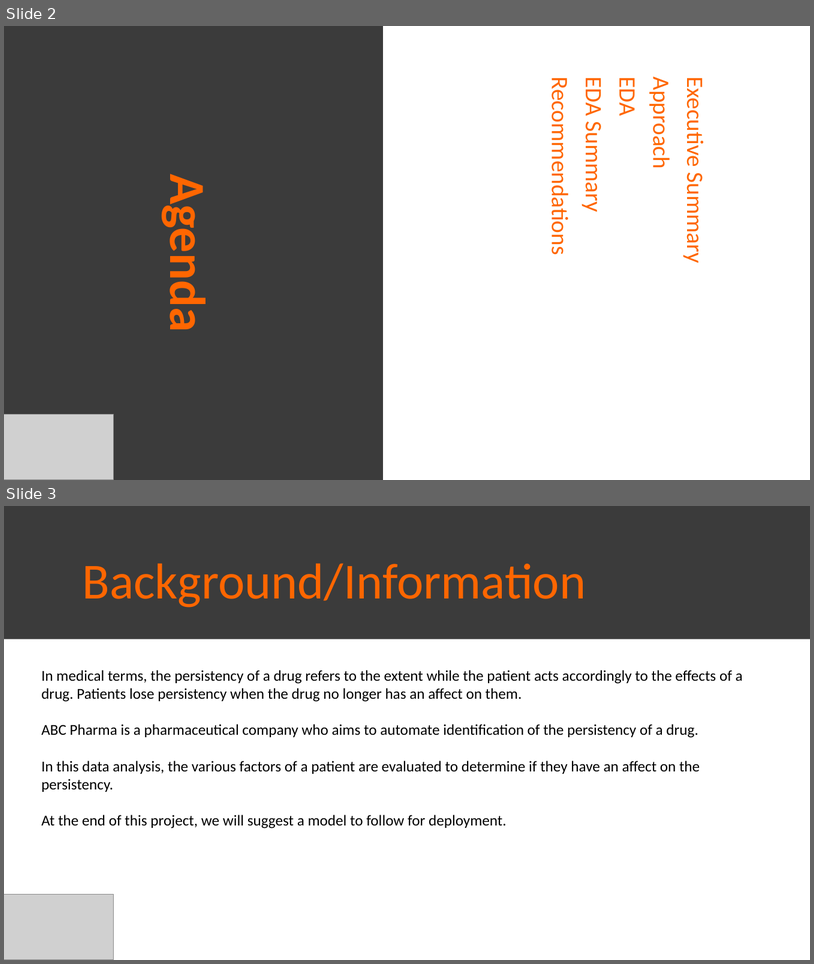
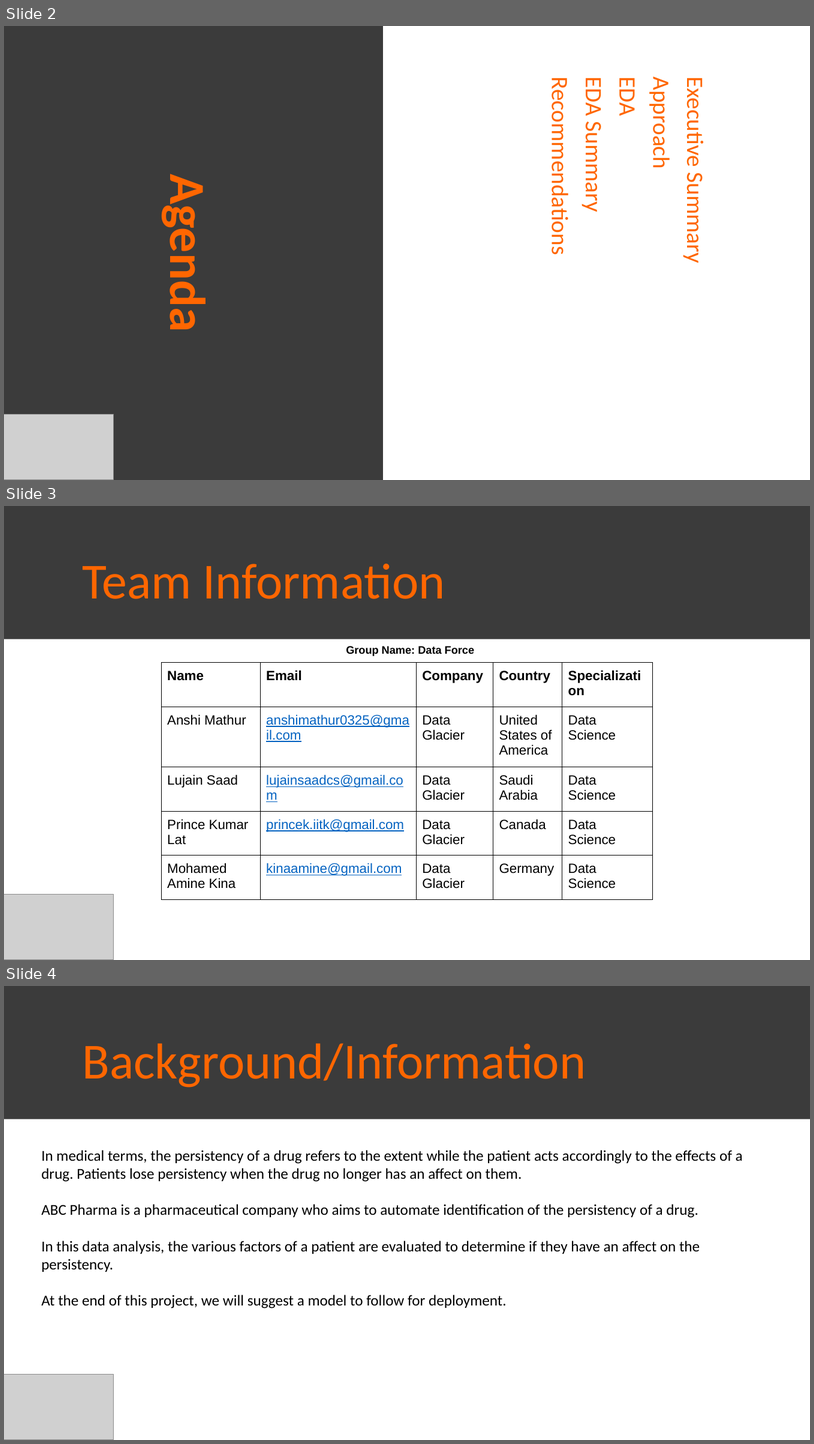
Before and after one commit to anshimathur0325/Data-Science-Persistency-of-a-Drug-Project, a slide deck: Week 11 EDA presentation.pptx. Shown one above the other, each under a label of ours: slides 2 and 3 before the commit, slides 2, 3 and 4 after it. The pictures are 814x964 and 814x1444 pixels, drawn with LibreOffice and Linux fonts; fonts in the diff are those of the drawing; grey boxes stand for pictures. Boxes give left, top, right and bottom in pixels: in the first picture for what was removed or moved away, otherwise in the second. Text is boxed around its words. In the diff, an @@ line names an element or a change of style, - is before the commit and + after.

```diff
--- a/Week 11 EDA presentation.pptx
+++ b/Week 11 EDA presentation.pptx
@@ slide 3 added at (4, 506, 810, 960), background #FFFFFF @@
@@ title added at (4, 506, 810, 639), fill #3B3B3B, 60 pt, text #3B3B3B, bold @@
+.
@@ text added at (82, 564, 446, 599), 60 pt, text #FF6600 @@
+Team Information
@@ text added at (346, 646, 474, 656), 13 pt, text #000000, bold @@
+Group Name: Data Force
@@ table added at (161, 663, 653, 900), 5 rows, 5 columns @@
+Name | Email | Company | Country | Specialization
+Anshi Mathur | anshimathur0325@gmail.com | Data Glacier | United States of America | Data Science
+Lujain Saad | lujainsaadcs@gmail.com | Data Glacier | Saudi Arabia | Data Science
+Prince Kumar Lat | princek.iitk@gmail.com | Data Glacier | Canada | Data Science
+Mohamed Amine Kina | kinaamine@gmail.com | Data Glacier | Germany | Data Science
@@ picture added at (4, 894, 113, 960) @@
@@ what was slide 3 is now slide 4 @@
```
Also in this commit, not shown: 1 slide changed.
